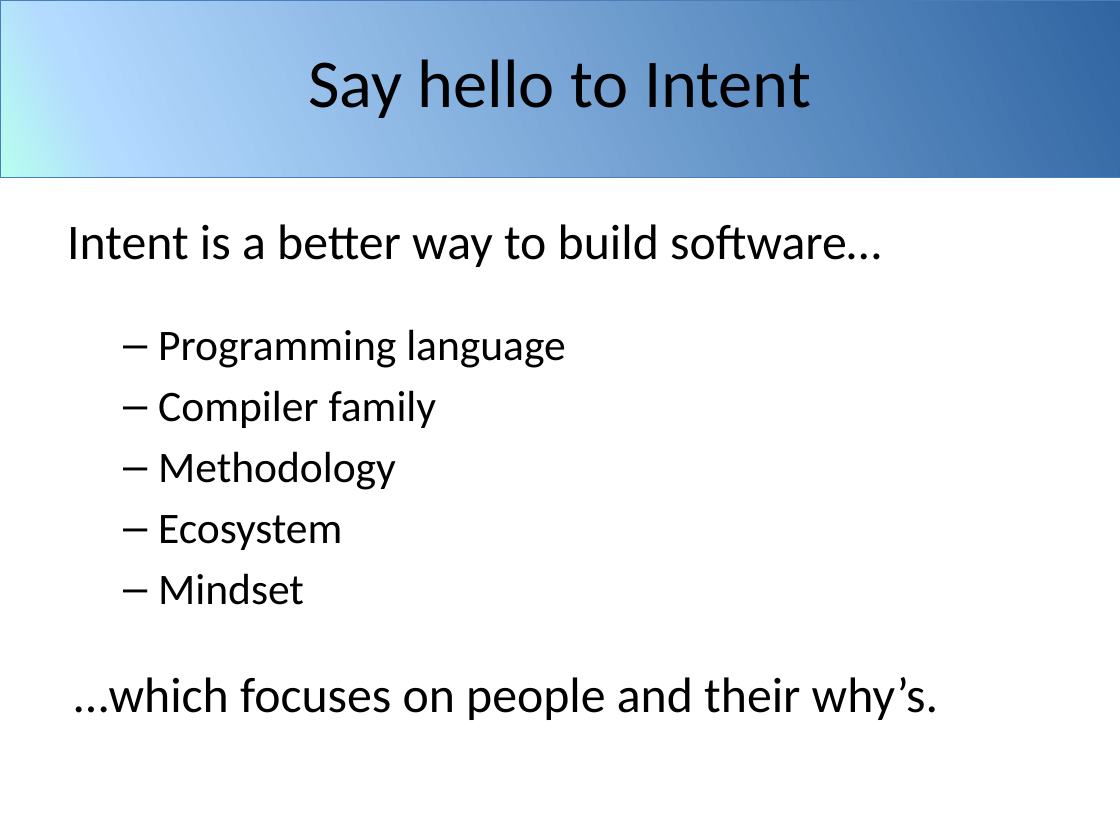
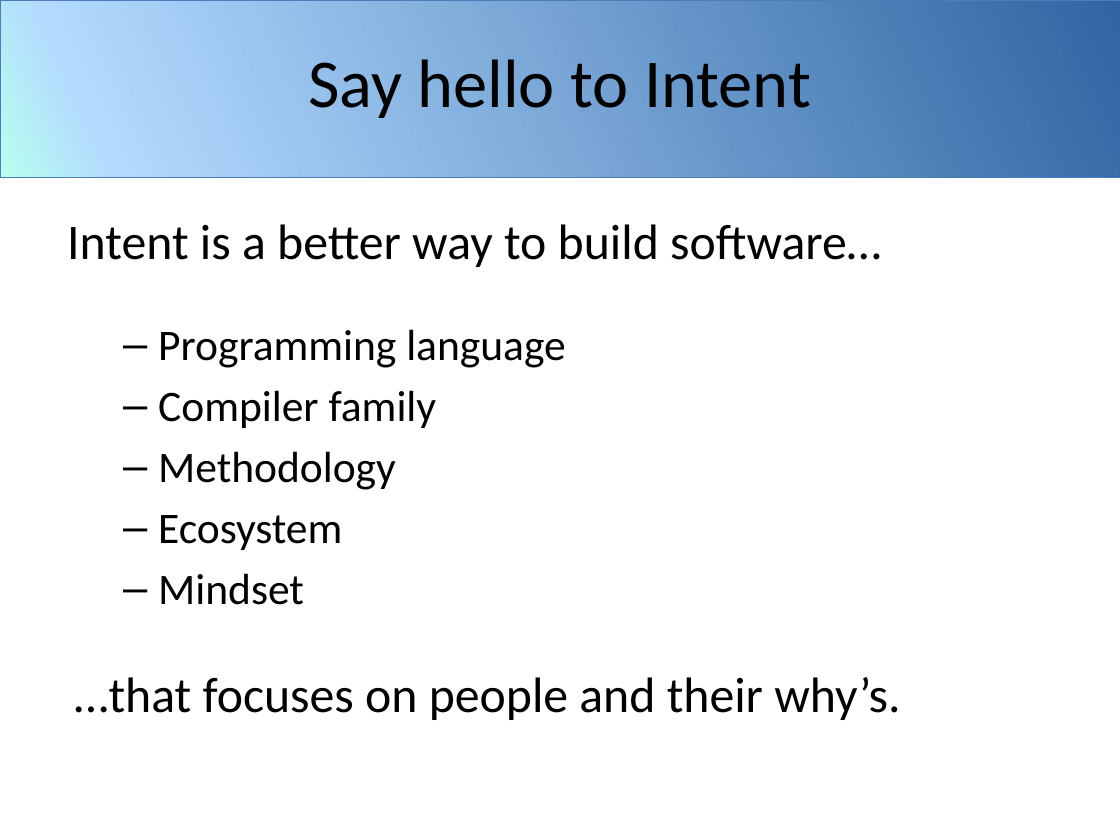
Before and after one commit to mikiec84/intent, a slide deck: slide 5 of assets/introducing-intent.pptx. Drawn at 1120x840 pixels with LibreOffice and Linux fonts; fonts in the diff are those of the drawing; background and template pictures are left out. Boxes give left, top, right and bottom in pixels: in the first picture for what was removed or moved away, otherwise in the second. Text is boxed around its words. In the diff, an @@ line names an element or a change of style, - is before the commit and + after.

```diff
--- a/assets/introducing-intent.pptx
+++ b/assets/introducing-intent.pptx
@@ text at (74, 677, 900, 720): text changed @@
-…which focuses on people and their why’s.
+…that focuses on people and their why’s.
```
Also in this commit, not shown: 18 other files.
